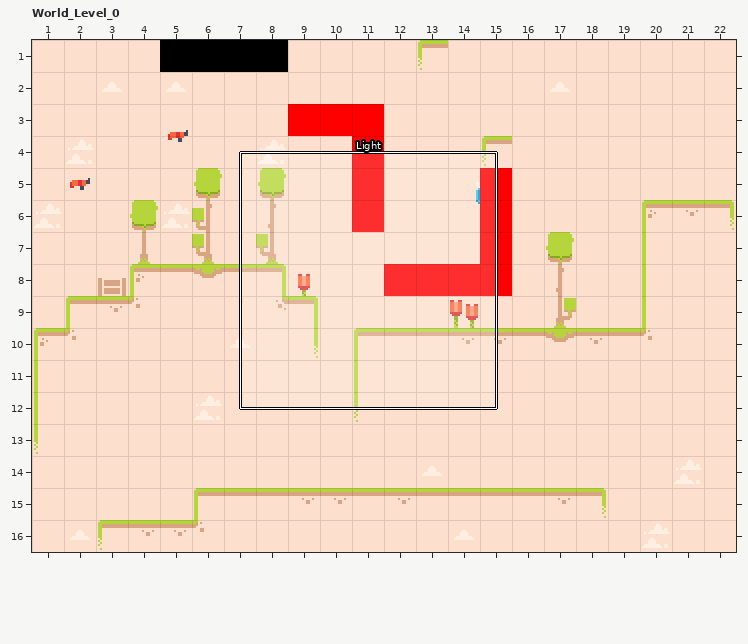
Level history. LDtk project: Content/ldtk/Example/World.ldtk. The first picture shows the starting point.
Cells are 16x16 px. Shown: World_Level_0 x 1..22, y 1..16. The commit also changed other parts of the map, which this record leaves out.
And afterwards:
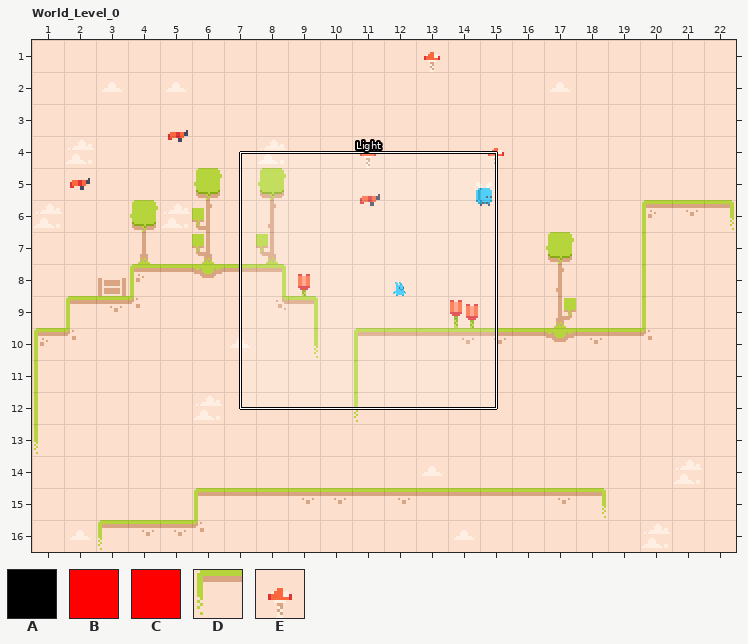
Key: from "IntGrid": A 1, B 2, C 3; from "Tilemap": D 33, E 40.
_ is an empty cell.
Objects are placed by their top-left corner, in cells (3,4 is the top-left corner of cell 3,4); size is 1x1 cell unless given.
Edits made:
Layer "Enemies":
Object D "RefTest" at 11,4 becomes E "RefTest" at 11,4.
Object D "RefTest" at 15,4 becomes E "RefTest" at 15,4.
Object D "RefTest" at 13,1 becomes E "RefTest" at 13,1.
Layer "IntGrid" (removed):
The edit erases tile A in row 1 at x 5 to 8.
The edit erases tile B in row 3 at x 9 to 11; in rows 4 to 6 at x 11.
The edit erases tile C in rows 5 to 7 at x 15; in row 8 at x 12 to 15.
